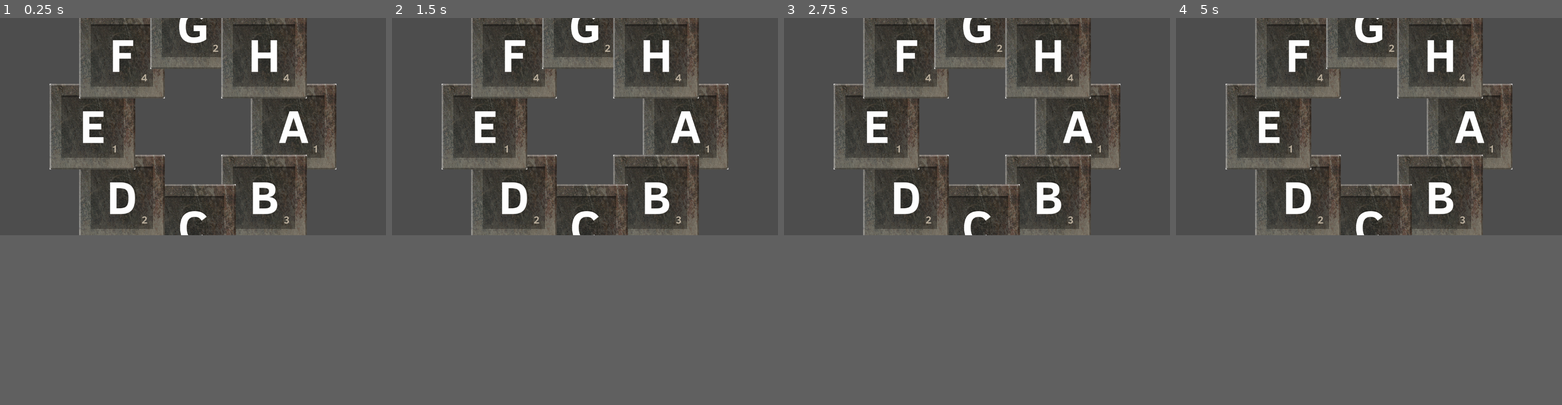
Above: before the commit, frames 1-4 (left to right).
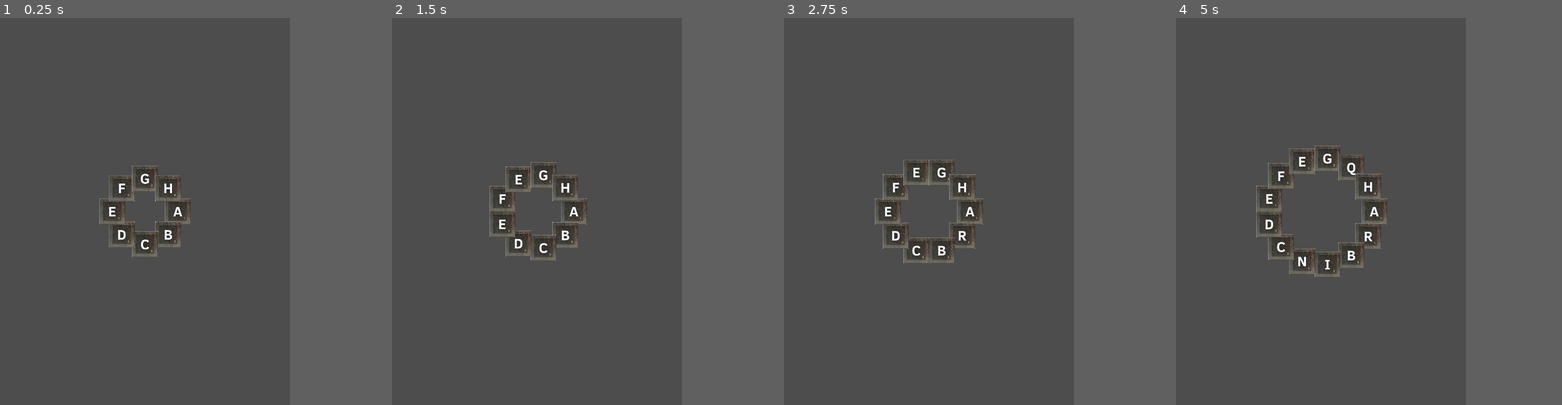
Above: after the commit, the same moments.

Repository: fourbytes/LD55
Game: Godot game, scene res://Main.tscn
Same seed, same stepped clock (60 frames per second), same inputs: the game is played once before the commit and once after it.
Inputs:
- Up to frame 1 (0.25 s): no input
- Up to frame 2 (1.5 s): tap Enter at 0.5 s; tap Space at 1.25 s
- Up to frame 3 (2.75 s): no input
- Up to frame 4 (5 s): tap Enter at 2.75, 4.25 s; tap Space at 3.5 s
In our replay, the window is 799x449 before the commit and 600x800 after it. These sizes can differ from the game's own. Grey fills any space a smaller window leaves; there, only what the larger window draws over its background counts as a difference.

The runs differ from the first frame. In frame 1, 17% of the frame differs, in the area x 12-88%, y 0-62%; in frame 2, 17%; in frame 3, 17%; in frame 4, 18%, in the area x 12-88%, y 0-67%.

Commit message:
circle radius is proportional to letter count.

Diff:
--- a/LetterCircle.gd
+++ b/LetterCircle.gd
@@ -2,11 +2,10 @@
 
 var letters = ['A', 'B', 'C', 'D', 'E', 'F', 'G', 'H']
 
-var radius = 300
+var square_size = 96.0
+var spacing = 96.0
 
-var square_size = 256
-
-var timer_duration = 10.0  # Duration in seconds
+var timer_duration = 1.0  # Duration in seconds
 
 func _ready():
 	get_tree().root.size_changed.connect(_on_viewport_size_changed)
@@ -27,6 +26,7 @@
 	var num_letters = len(letters)
 	var angle_step = 2 * PI / num_letters
 	var screen_center = get_viewport_rect().get_center()
+	var radius = (num_letters * spacing) / (2 * PI)
 
 	for child in get_children():
 		if child is Sprite2D:
@@ -41,7 +41,9 @@
 		sprite.texture = load("res://assets/alpha_tiles/letter_" + letters[i] + ".png")
 
 		var sprite_scale = Vector2(square_size / sprite.texture.get_width(), square_size / sprite.texture.get_height())
+		print(sprite_scale)
 		sprite.set_scale(sprite_scale)
+		sprite.scale
 
 		var sprite_size = sprite.texture.get_size() * sprite_scale
 		sprite.set_position(screen_center + Vector2(x, y))
--- a/Main.tscn
+++ b/Main.tscn
@@ -2,5 +2,5 @@
 
 [ext_resource type="Script" path="res://LetterCircle.gd" id="1_dlm2v"]
 
-[node name="Node2D" type="Node2D"]
+[node name="LetterCircleNode" type="Node2D"]
 script = ExtResource("1_dlm2v")
--- a/project.godot
+++ b/project.godot
@@ -15,6 +15,12 @@
 config/features=PackedStringArray("4.2", "Mobile")
 config/icon="res://icon.svg"
 
+[display]
+
+window/size/viewport_width=1080
+window/size/viewport_height=1440
+window/size/resizable=false
+
 [rendering]
 
 renderer/rendering_method="mobile"
